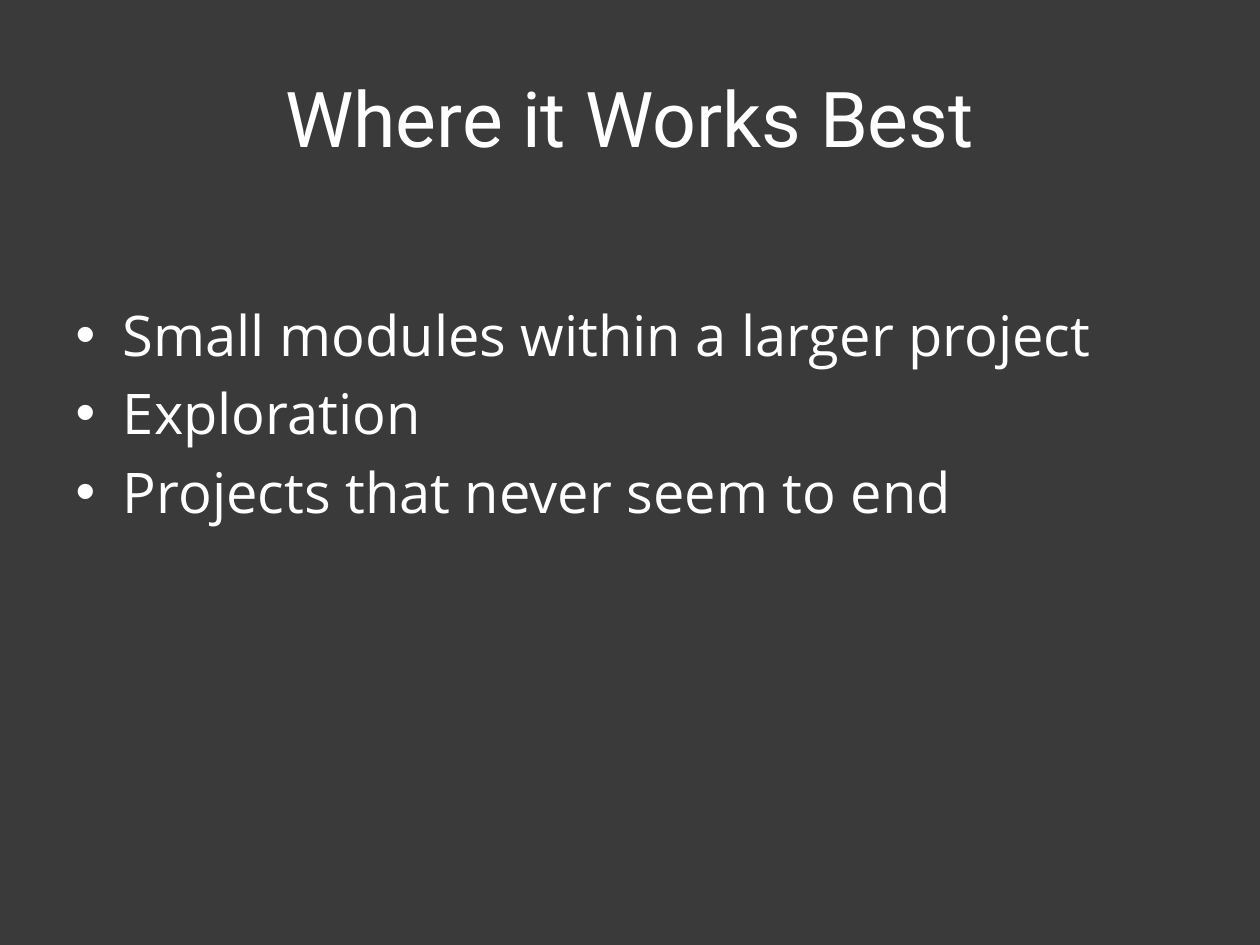
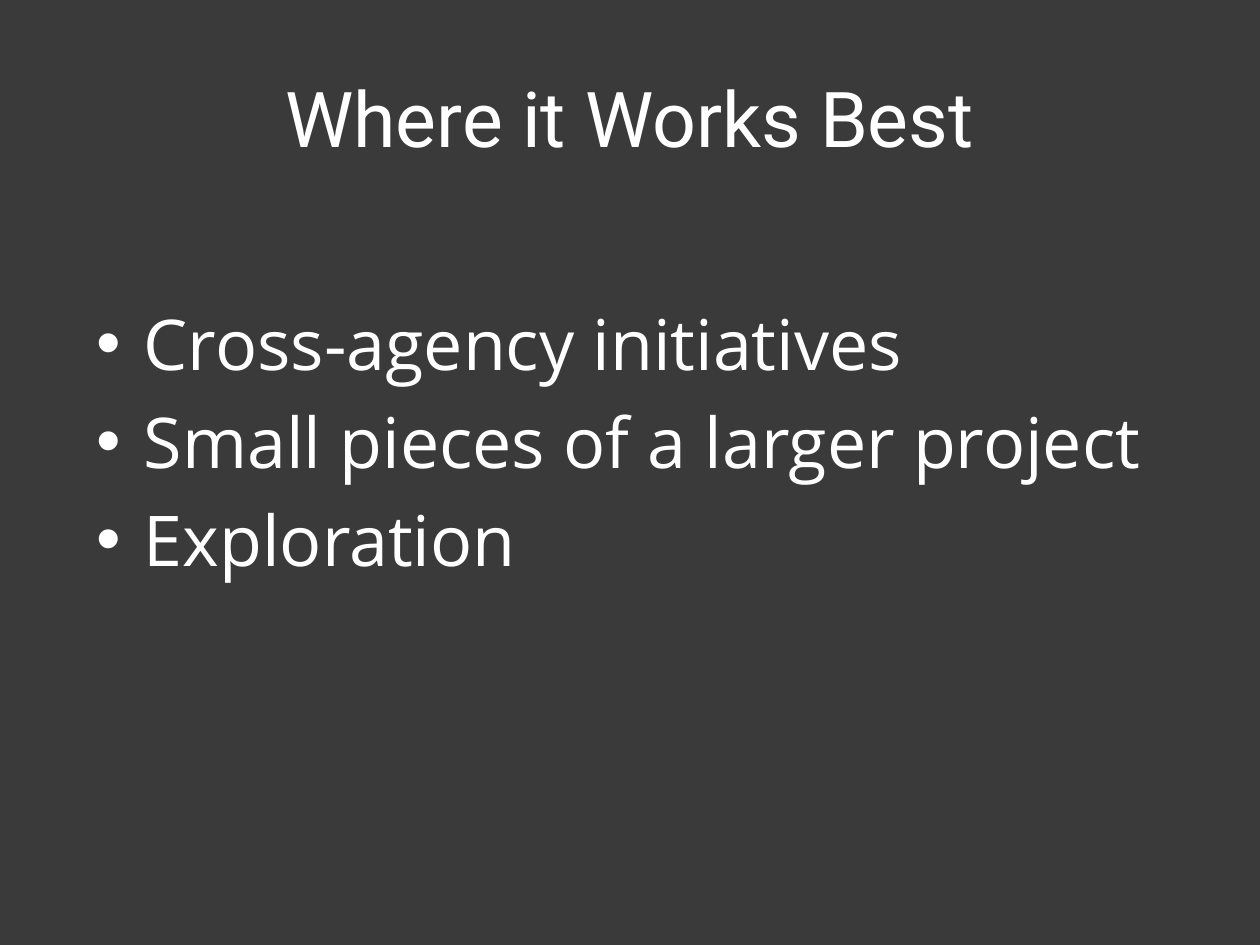
Before and after one commit to patik/code-sprint, a slide deck: slide 14 of code-sprint.pptx. Drawn at 1260x945 pixels with LibreOffice and Linux fonts; fonts in the diff are those of the drawing. Boxes give left, top, right and bottom in pixels: in the first picture for what was removed or moved away, otherwise in the second. Text is boxed around its words. In the diff, an @@ line names an element or a change of style, - is before the commit and + after.

```diff
--- a/code-sprint.pptx
+++ b/code-sprint.pptx
@@ text "Cross-agency initiatives": place and size @@
-text "Cross-agency initiatives" at box(123, 313, 1090, 527)
+text "Cross-agency initiatives" at box(144, 318, 1140, 583)
@@ text at box(144, 318, 1140, 485): text changed; size 32 to 40 pt @@
-• Small modules within a larger project
+• Cross-agency initiatives
+• Small pieces of a larger project
@@ text at box(123, 470, 951, 527): paragraph removed @@
-• Projects that never seem to end
@@ text at box(144, 513, 516, 583): size 32 to 40 pt in "Exploration"; more space between paragraphs @@
```
Also in this commit, not shown: 11 other slides changed, 1 other file.
